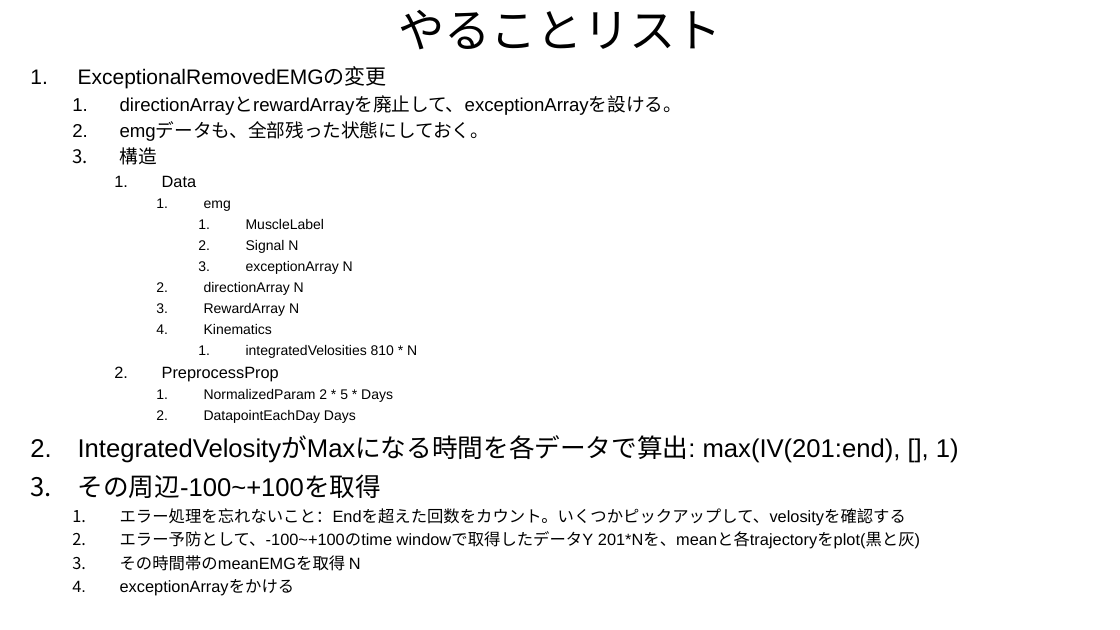
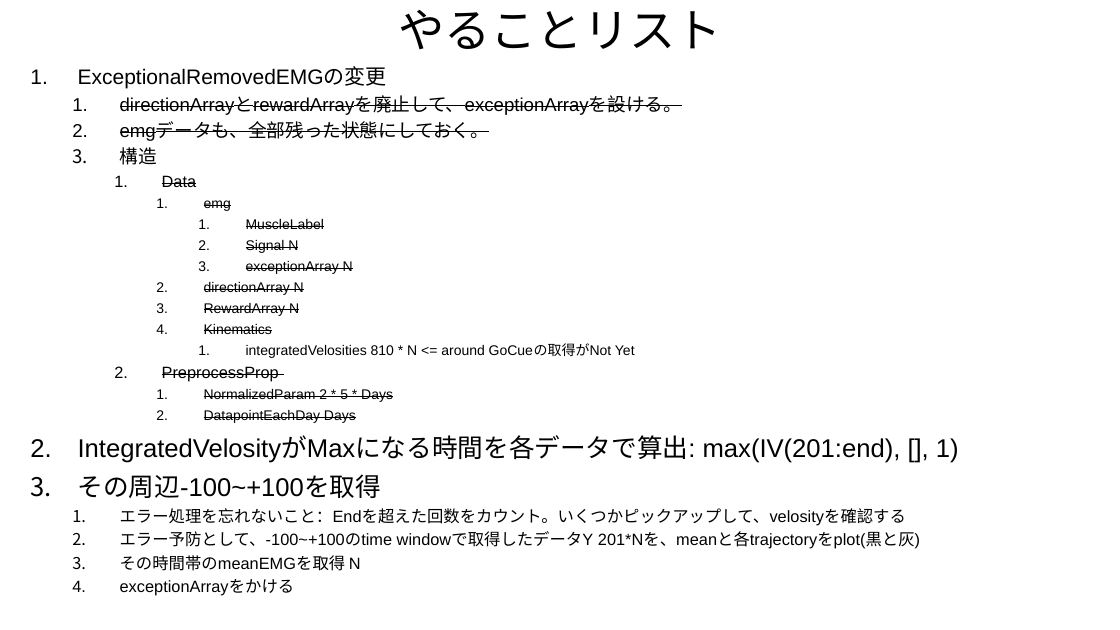
Before and after one commit to Hiroo-Miyata/chase-lab, a slide deck: slide 20 of report/20220902.pptx (slide 9 before the commit). Drawn at 1120x630 pixels with LibreOffice and Linux fonts; fonts in the diff are those of the drawing. Boxes give left, top, right and bottom in pixels: in the first picture for what was removed or moved away, otherwise in the second. Text is boxed around its words. In the diff, an @@ line names an element or a change of style, - is before the commit and + after.

```diff
--- a/report/20220902.pptx
+++ b/report/20220902.pptx
@@ text at bbox=[120, 97, 682, 423]: strikethrough on in "directionArrayとrewardArrayを廃止して、exceptionArrayを設ける。", "emgデータも、全部残った状態にしておく。", "Data", "emg" and 9 more places @@
@@ text at bbox=[246, 344, 635, 358]: text changed @@
-        1. integratedVelosities 810 * N
+        1. integratedVelosities 810 * N <= around GoCueの取得がNot Yet
```
Also in this commit, not shown: 2 other slides changed, 8 slides added, 3 slides removed, 14 other files.
